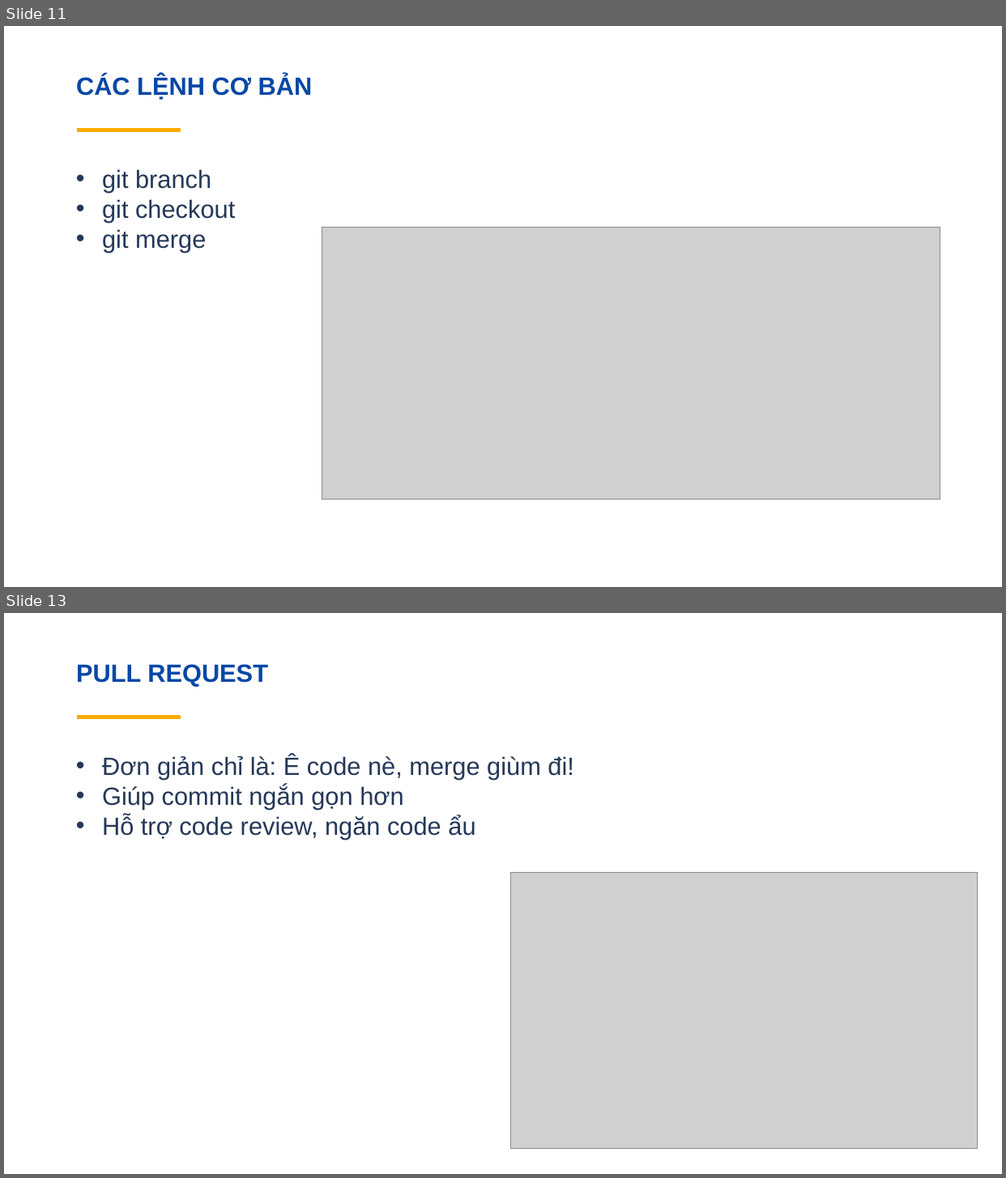
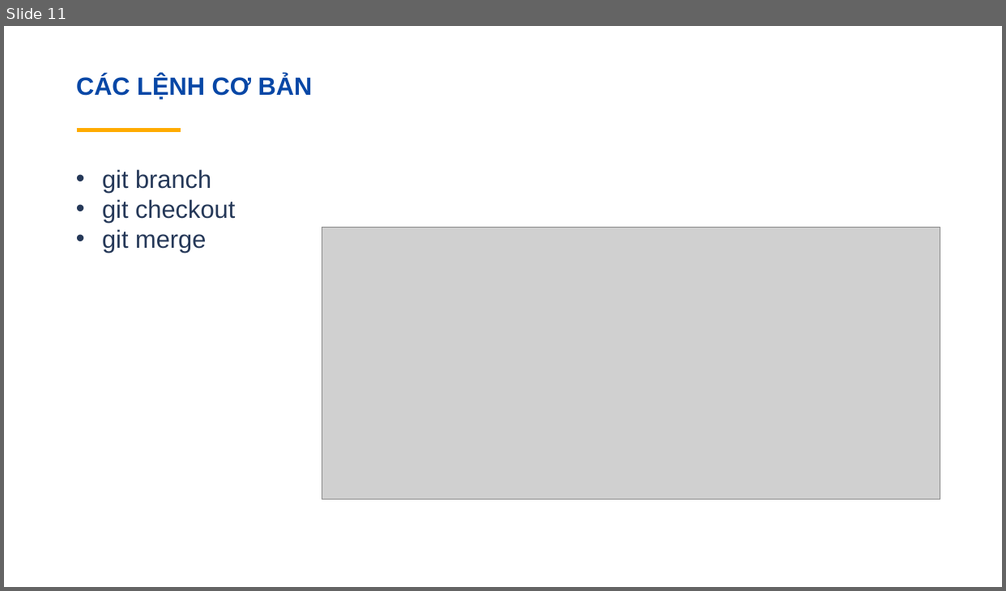
Before and after one commit to trannhutthien/textThietKeWeb, a slide deck: Git-presentation-16072017.pptx. Shown one above the other, each under a label of ours: slides 11 and 13 before the commit, slide 11 after it; the slides between them are not shown. The pictures are 1006x1178 and 1006x591 pixels, drawn with LibreOffice and Linux fonts; fonts in the diff are those of the drawing; grey boxes stand for pictures. Boxes give left, top, right and bottom in pixels: in the first picture for what was removed or moved away, otherwise in the second. Text is boxed around its words. In the diff, an @@ line names an element or a change of style, - is before the commit and + after.

```diff
--- a/Git-presentation-16072017.pptx
+++ b/Git-presentation-16072017.pptx
@@ slide 13 removed at [4, 613, 1002, 1174], background #FFFFFF; not listed: 1 template element that a slide beside it also shows @@
@@ text removed at [76, 664, 268, 687] @@
-PULL REQUEST
@@ text removed at [102, 756, 573, 839] @@
-• Đơn giản chỉ là: Ê code nè, merge giùm đi!
-• Giúp commit ngắn gọn hơn
-• Hỗ trợ code review, ngăn code ẩu
@@ picture removed at [510, 872, 977, 1148] @@
```
Also in this commit, not shown: 4 slides changed, 1 other slide removed, 2 other files.
